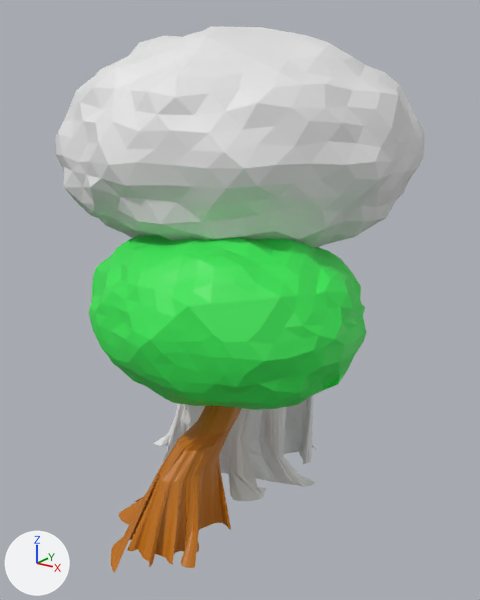
A saved change to the Blender file assets/plants/open_shrub/bush.blend.
Both versions are drawn from a 50 mm lens placed at (4.85, -3.22, 3.21), pointed at (1.95, 0.99, 1.51). Arrows for +X, +Y and +Z are at lower left; the lights stay in place. The picture after the commit comes second.

Objects in the first picture: 'Cylinder.002', 'Cylinder.003', 'Little foliage', 'big_foliage'.
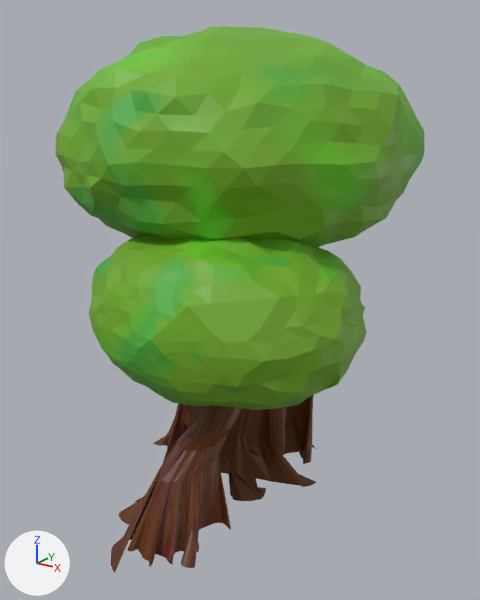
The change, as a list of edits to the scene's bpy script:
```text
Add img_foliage_3:
    img_foliage_3 = load_image('Foliage 3', '_unpacked/Foliage_3', 1024, 1024, 'sRGB')
Add img_bark:
    img_bark = load_image('Bark', '_unpacked/Bark', 1024, 1024, 'sRGB')
Change mat_bark_2:
    remove mat_bark_2.base_color = (0.523, 0.163, 0.00207)  # orange #bf7007
    add mat_bark_2.texture = img_bark
Change mat_bark:
    remove mat_bark.base_color = (0.8, 0.8, 0.8)  # white #e7e7e7
    add mat_bark.texture = img_bark
Change mat_little_foliage:
    remove mat_little_foliage.base_color = (0.0379, 0.8, 0.0899)  # green #37e755
    add mat_little_foliage.texture = img_foliage_3
Add mat_material:
    mat_material = principled_material('Material')
    mat_material.texture = img_foliage_3
Change me_icosphere_001:
    where me_icosphere_001.from_pydata(...)  # 642 vertices, 1280 faces; spans x -0.94..0.95, y -0.98..0.98, z -1.0..0.98
    add me_icosphere_001.materials.append(mat_material)  # picture img_foliage_3
```

Boxes [x1, y1, x2, y2] around the edits, measured in the pictures (480 x 600 px):
'big_foliage', recoloured (white to green)
    both: [56, 26, 424, 247]
'Little foliage', surface changed
    both: [89, 235, 366, 410]
'Cylinder.002', surface changed (orange to brown)
    both: [111, 405, 242, 572]
'Cylinder.003', surface changed (white to brown)
    both: [153, 395, 316, 501]
